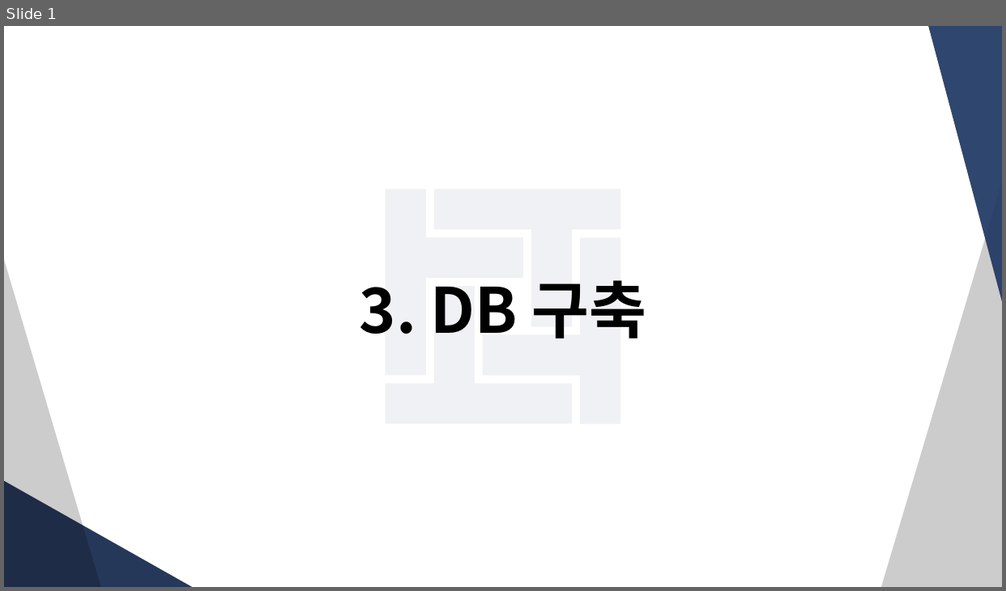
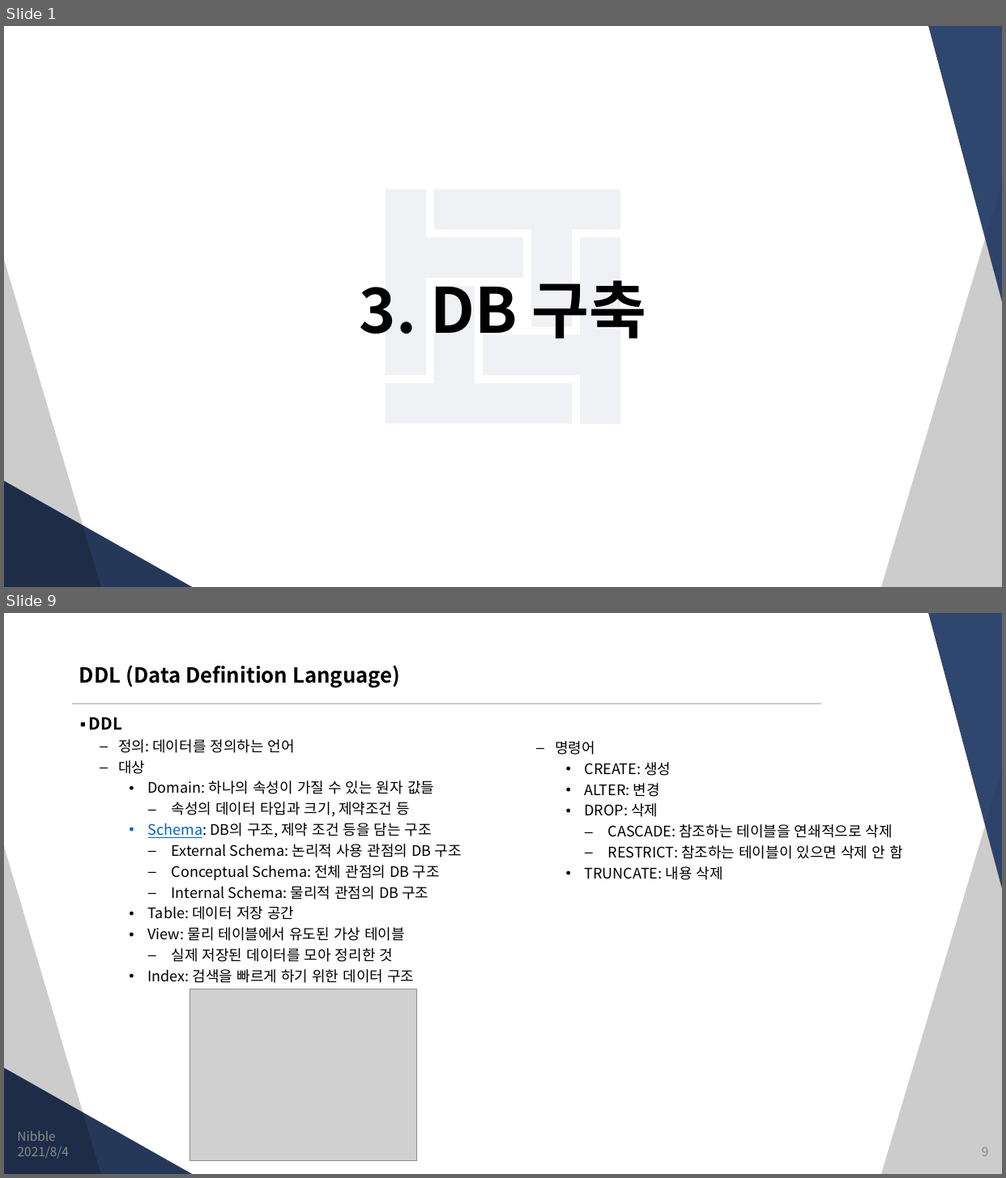
Before and after one commit to JungSangHyeon/2021-TIL, a slide deck: 정보처리기사/3. DB 구축.pptx. Shown one above the other, each under a label of ours: slide 1 before the commit, slides 1 and 9 after it; the slides between them are not shown. The pictures are 1006x591 and 1006x1178 pixels, drawn with LibreOffice and Linux fonts; fonts in the diff are those of the drawing; grey boxes stand for pictures. Boxes give left, top, right and bottom in pixels: in the first picture for what was removed or moved away, otherwise in the second. Text is boxed around its words. In the diff, an @@ line names an element or a change of style, - is before the commit and + after.

```diff
--- a/정보처리기사/3. DB 구축.pptx
+++ b/정보처리기사/3. DB 구축.pptx
@@ slide 9 added at <box>4,613,1002,1174</box>, background #FFFFFF; not listed: 4 template elements that a slide beside it also shows @@
@@ title added at <box>79,665,400,688</box>, 20 pt, text #000000, bold @@
+DDL (Data Definition Language)
@@ line added from (72, 704) to (821, 704), #CCCCCC 1.5 pt @@
@@ text added at <box>89,717,462,983</box>, 14 pt, text #000000 @@
+▪ DDL
+  – 정의: 데이터를 정의하는 언어
+  – 대상
+    • Domain: 하나의 속성이 가질 수 있는 원자 값들
+      – 속성의 데이터 타입과 크기, 제약조건 등
+    • Schema: DB의 구조, 제약 조건 등을 담는 구조
+      – External Schema: 논리적 사용 관점의 DB 구조
+      – Conceptual Schema: 전체 관점의 DB 구조
+      – Internal Schema: 물리적 관점의 DB 구조
+    • Table: 데이터 저장 공간
+    • View: 물리 테이블에서 유도된 가상 테이블
+      – 실제 저장된 데이터를 모아 정리한 것
+    • Index: 검색을 빠르게 하기 위한 데이터 구조
@@ text added at <box>555,741,903,880</box>, 14 pt, text #000000 @@
+  – 명령어
+    • CREATE: 생성
+    • ALTER: 변경
+    • DROP: 삭제
+      – CASCADE: 참조하는 테이블을 연쇄적으로 삭제
+      – RESTRICT: 참조하는 테이블이 있으면 삭제 안 함
+    • TRUNCATE: 내용 삭제
@@ picture added at <box>190,990,417,1161</box> @@
@@ text added at <box>17,1131,55,1141</box>, 12 pt, text #8C8C8C @@
+Nibble
@@ text added at <box>18,1147,69,1159</box>, 12 pt, text #8C8C8C @@
+2021/8/4
@@ page number added at <box>982,1148,989,1157</box>, 12 pt, text #8C8C8C @@
+9
```
Also in this commit, not shown: 7 slides changed, 9 other slides added.
